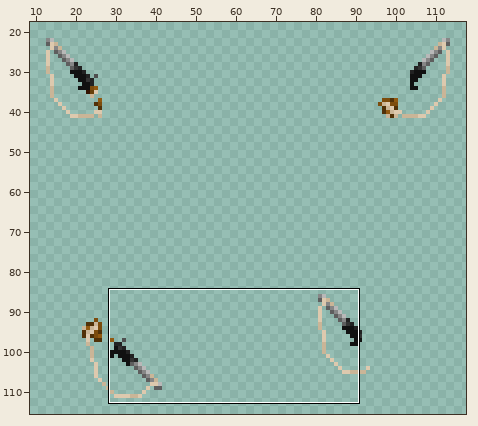
Two states of a sprite sheet, Resources/Textures/Objects/Weapons/Guns/Shotguns/improvised_shotgun_inhands_64x.rsi/inhand-right.png. Above, an overview of the earlier version with the close-up marked.
Close-up. The starting point:
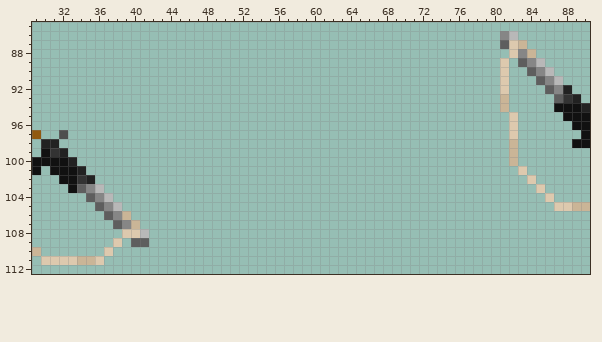
The file is 128x128 pixels. Colours within 5 levels of each other are drawn and written as one. Shown: x 29..90, y 85..112. The wide view leaves out empty margins. The commit also changed other parts of the picture, which this record leaves out.
New version:
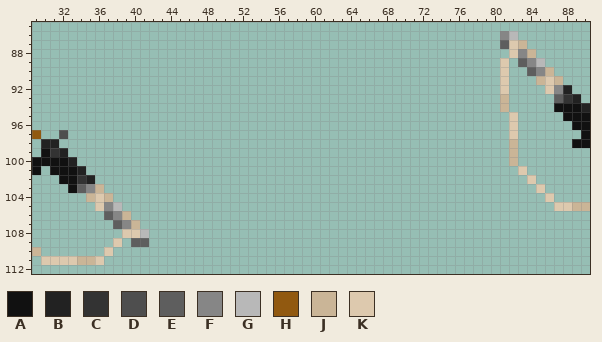
Palette (. is transparent): A #111111  B #222222  C #333333  D #4e4e4e  E #5e5e5e  F #868686  G #b8b8b8  H #915910  J #cab597  K #ddc9ae
Changes in this commit:
@@ x 83..89 @@
  89 EFG....
- 90 .EFG...
- 91 ..EFG..
- 92 ...EFB.
+ 90 .EFJ...
+ 91 ..JKJ..
+ 92 ...KFB.
  93 ....ECB
@@ x 33..39 @@
 102 ACB....
-103 AEFG...
-104 ..EFG..
-105 ...EFG.
+103 AEFJ...
+104 ..JKJ..
+105 ...KFG.
 106 ....EFJ
